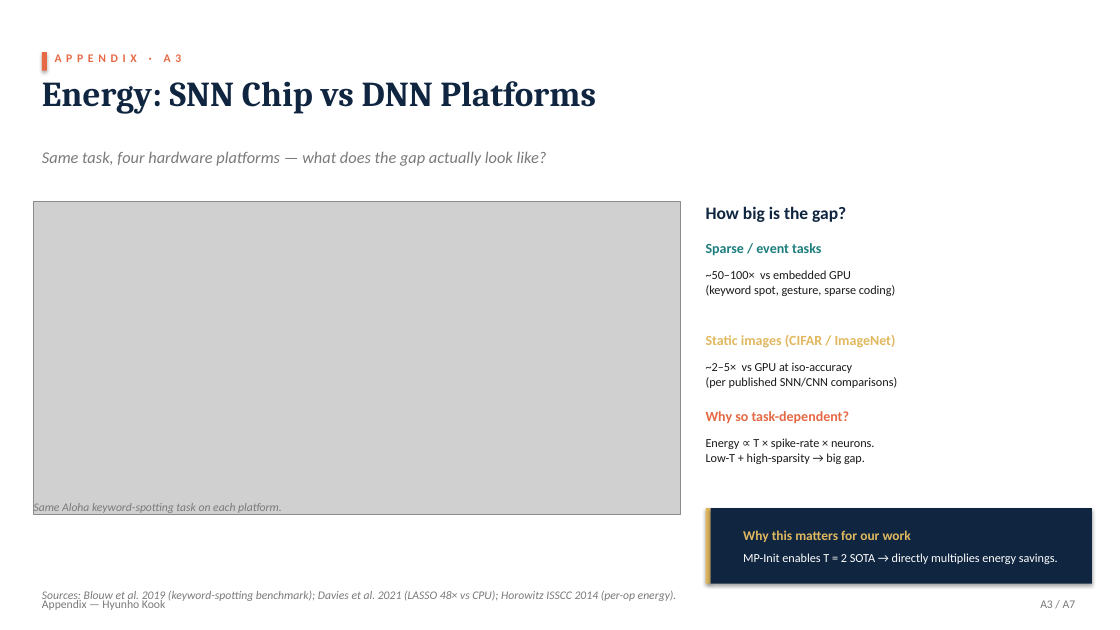
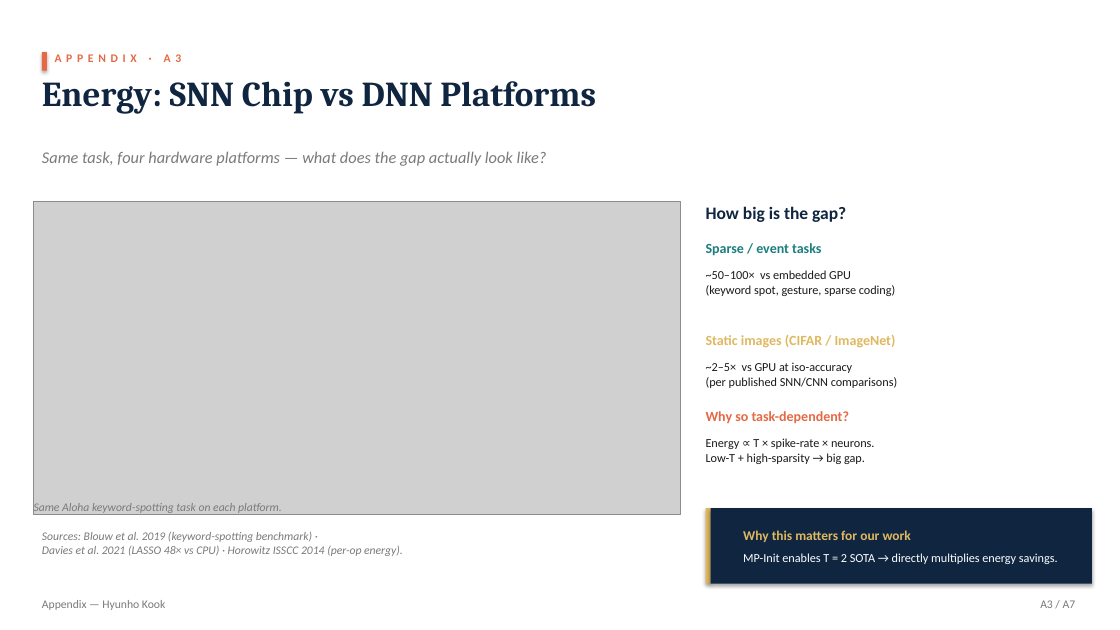
Before and after one commit to kookhh0827/POSTECH_thesis_template_latex, a slide deck: slide 24 of Hyunho_Kook_Master_Defense.pptx. Drawn at 1120x630 pixels with LibreOffice and Linux fonts; fonts in the diff are those of the drawing; grey boxes stand for pictures. Boxes give left, top, right and bottom in pixels: in the first picture for what was removed or moved away, otherwise in the second. Text is boxed around its words. In the diff, an @@ line names an element or a change of style, - is before the commit and + after.

```diff
--- a/Hyunho_Kook_Master_Defense.pptx
+++ b/Hyunho_Kook_Master_Defense.pptx
@@ text at (x1=42, y1=532, x2=403, y2=556): text changed @@
-Sources: Blouw et al. 2019 (keyword-spotting benchmark); Davies et al. 2021 (LASSO 48× vs CPU); Horowitz ISSCC 2014 (per-op energy).
+Sources: Blouw et al. 2019 (keyword-spotting benchmark) ·
+Davies et al. 2021 (LASSO 48× vs CPU) · Horowitz ISSCC 2014 (per-op energy).
```
Also in this commit, not shown: 5 other slides changed, 8 other files.
